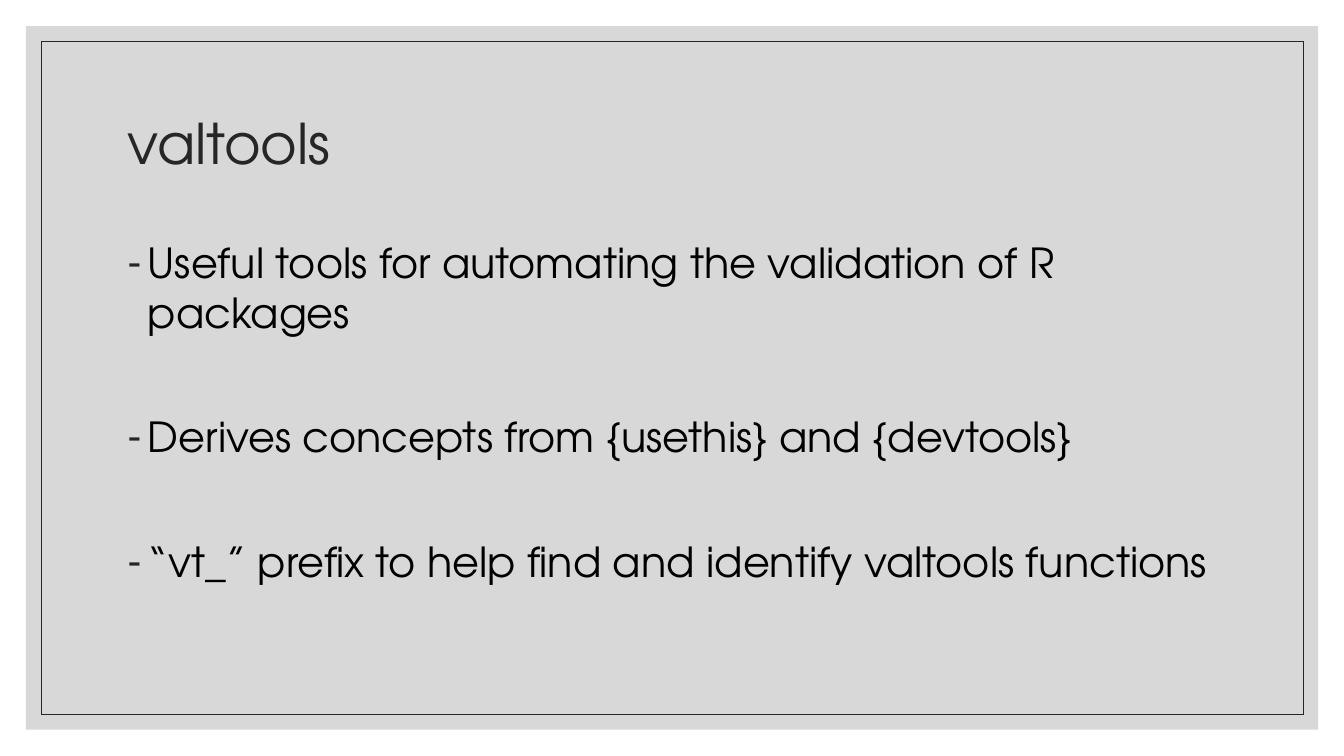
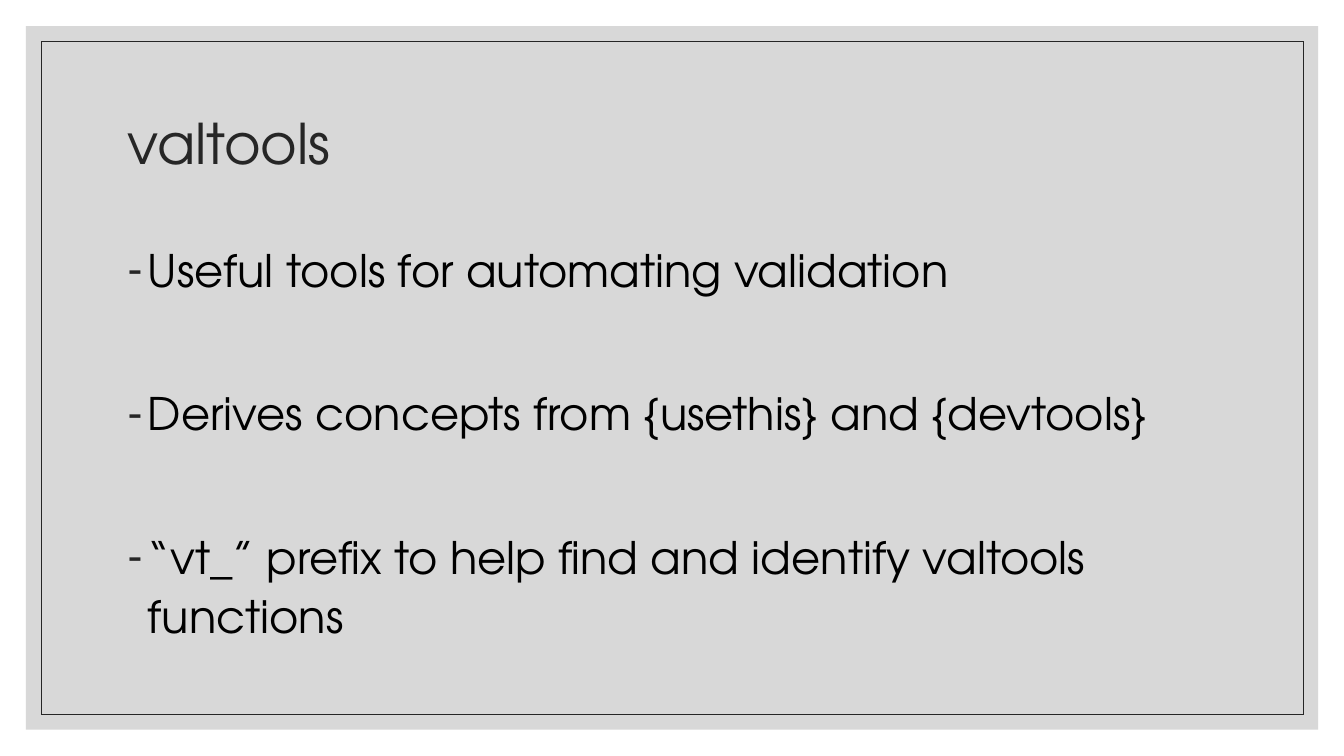
Before and after one commit to FredHutch/R_Package_Validation_Tutorial, a slide deck: slide 6 of Slides/Slides-03-Intro_to_Valtools/Slides-03-Intro-Valtools.pptx. Drawn at 1344x756 pixels with LibreOffice and Linux fonts; fonts in the diff are those of the drawing. Boxes give left, top, right and bottom in pixels: in the first picture for what was removed or moved away, otherwise in the second. Text is boxed around its words. In the diff, an @@ line names an element or a change of style, - is before the commit and + after.

```diff
--- a/Slides/Slides-03-Intro_to_Valtools/Slides-03-Intro-Valtools.pptx
+++ b/Slides/Slides-03-Intro_to_Valtools/Slides-03-Intro-Valtools.pptx
@@ text at [148, 254, 948, 297]: text changed; size 29.6 to 32 pt @@
-– Useful tools for automating the validation of R packages
+– Useful tools for automating validation
@@ text at [148, 397, 1147, 634]: size 29.6 to 32 pt in "Derives concepts from {usethis} and {devtools}", "“vt_” prefix to help find and identify ..."; line spacing 1 to 1.1 @@
```
Also in this commit, not shown: 3 other slides changed, 2 slides added, 2 slides removed, 22 other files.
